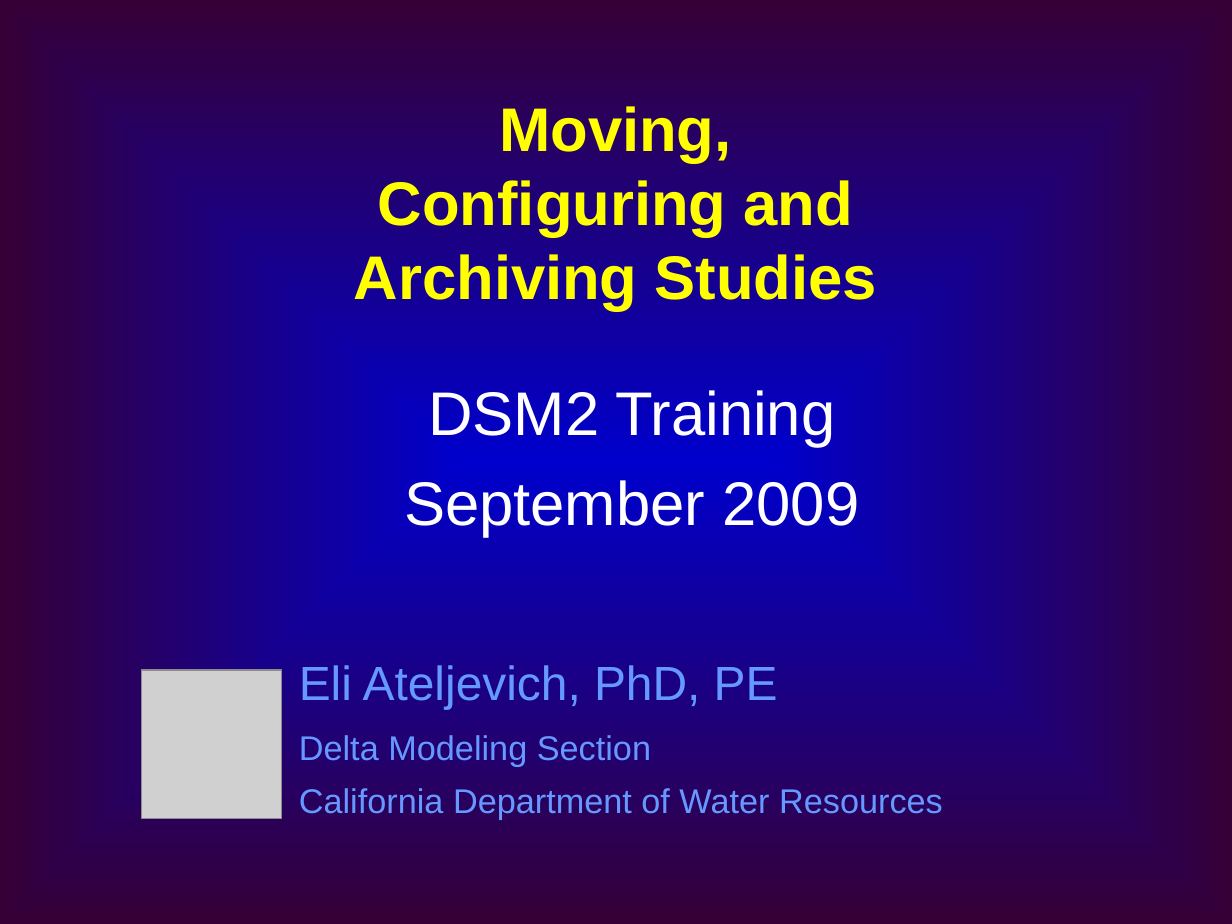
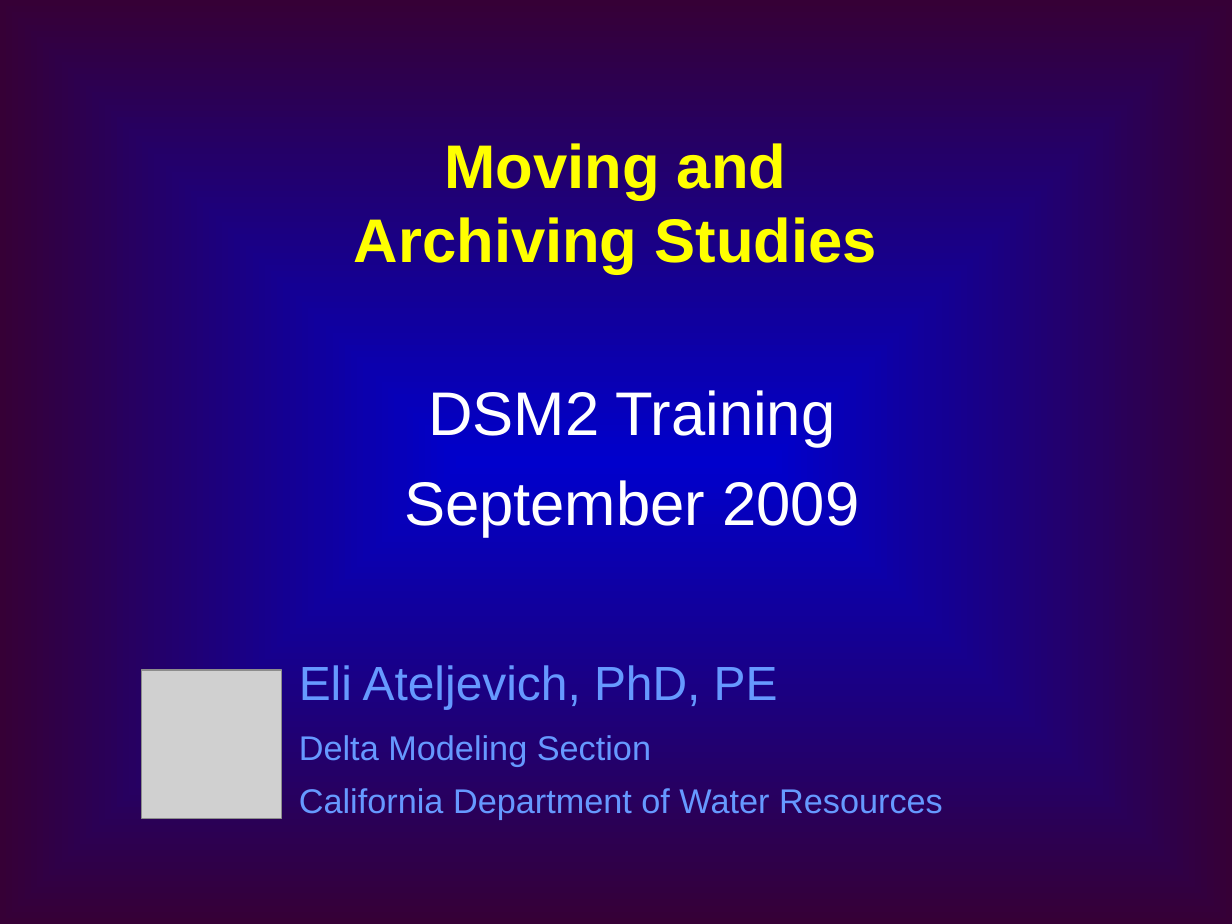
Before and after one commit to CADWRDeltaModeling/dsm2, a slide deck: slide 1 of dsm2/presentations/d4_move_archive_batch.ppt. Drawn at 1232x924 pixels with LibreOffice and Linux fonts; fonts in the diff are those of the drawing; grey boxes stand for pictures. Boxes give left, top, right and bottom in pixels: in the first picture for what was removed or moved away, otherwise in the second. Text is boxed around its words. In the diff, an @@ line names an element or a change of style, - is before the commit and + after.

```diff
--- a/dsm2/presentations/d4_move_archive_batch.ppt
+++ b/dsm2/presentations/d4_move_archive_batch.ppt
@@ text at (x1=354, y1=143, x2=877, y2=273): text changed @@
-Moving, Configuring and Archiving Studies
+Moving and Archiving Studies
```
Also in this commit, not shown: 4 other slides changed, 1 slide added.
